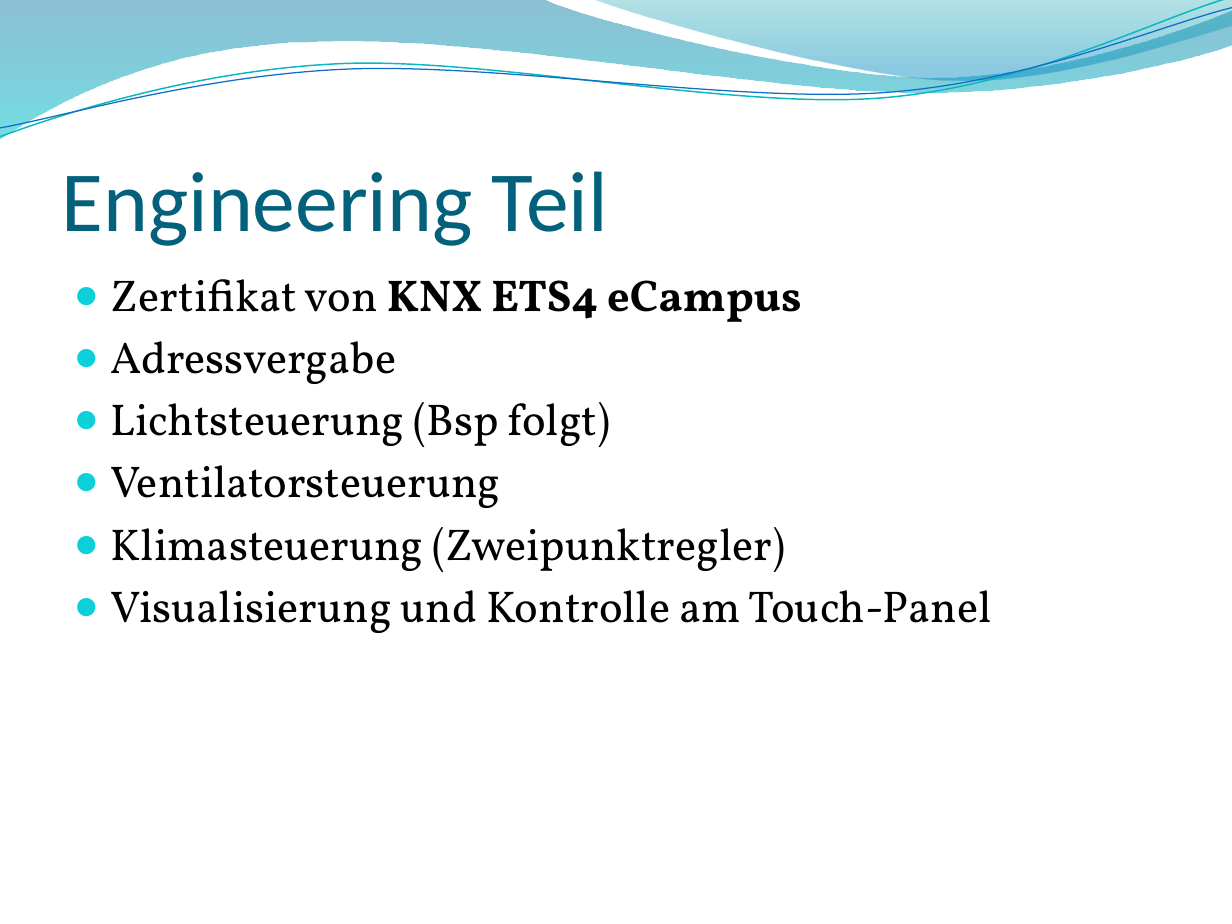
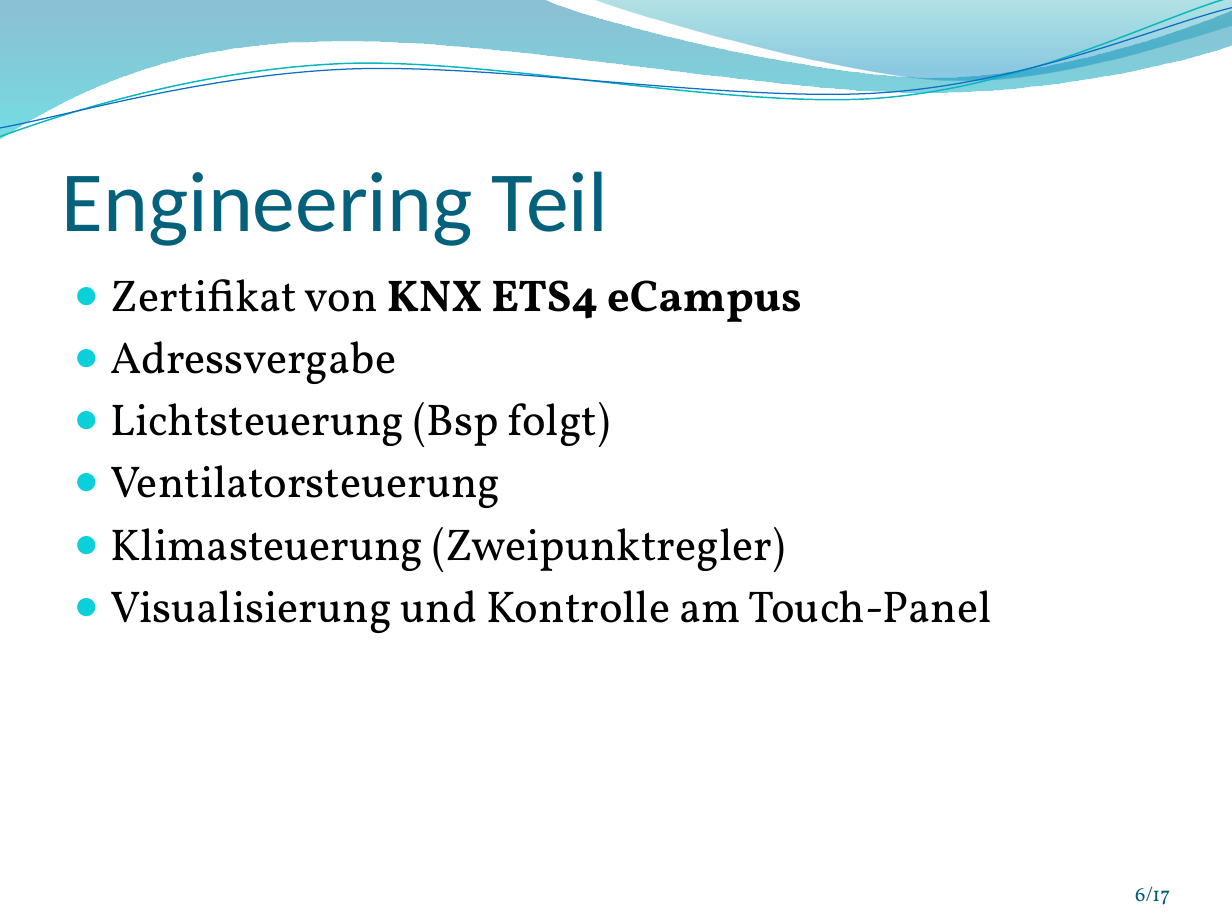
Before and after one commit to thomasfruehwirth/HBA, a slide deck: slide 6 of Praesentation/HBA_KNX_Frueh.pptx (slide 7 before the commit). Drawn at 1232x924 pixels with LibreOffice and Linux fonts; fonts in the diff are those of the drawing; background and template pictures are left out. Boxes give left, top, right and bottom in pixels: in the first picture for what was removed or moved away, otherwise in the second. Text is boxed around its words. In the diff, an @@ line names an element or a change of style, - is before the commit and + after.

Commit message:
letzte Version von KNX Teil und Präsentation hinzugefügt

```diff
--- a/Praesentation/HBA_KNX_Frueh.pptx
+++ b/Praesentation/HBA_KNX_Frueh.pptx
@@ page number added at (1135,886,1170,905), 12 pt, text #045D75 @@
+6/17
```
Also in this commit, not shown: 6 other slides changed, 9 slides added, 3 slides removed, 43 other files.
